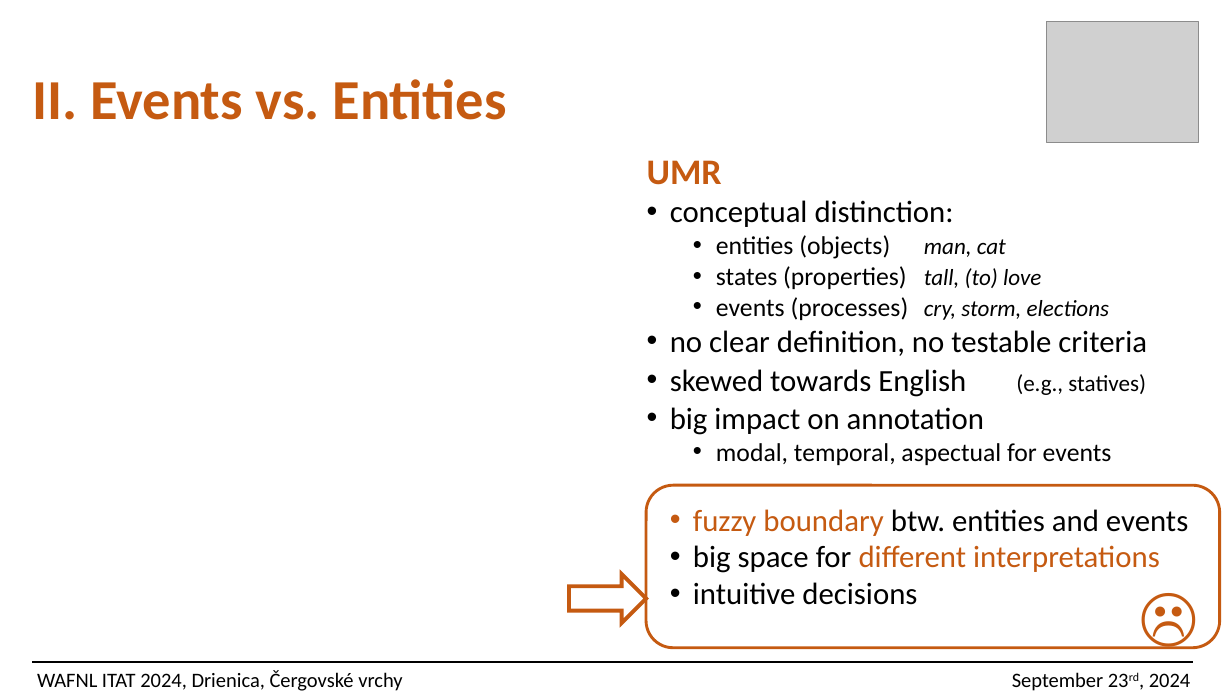
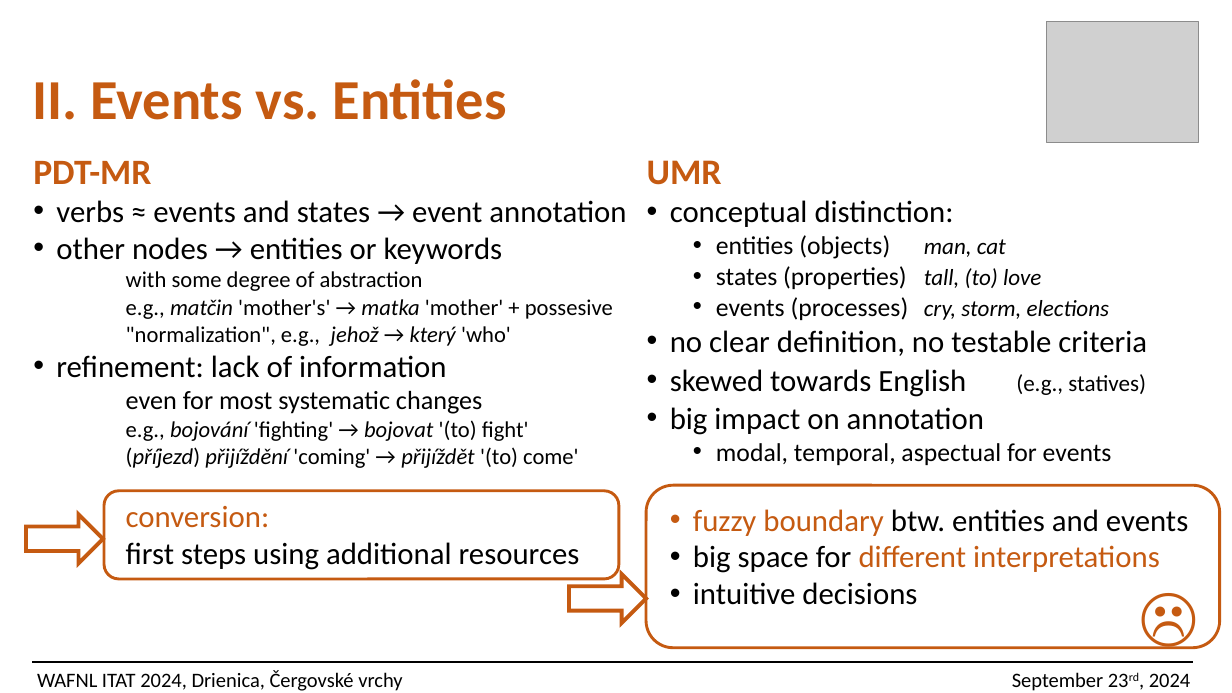
Before and after one commit to ufal/UMR, a slide deck: slide 16 of papers/2024-ITAT-slides.pptx (slide 24 before the commit). Drawn at 1232x693 pixels with LibreOffice and Linux fonts; fonts in the diff are those of the drawing; grey boxes stand for pictures. Boxes give left, top, right and bottom in pixels: in the first picture for what was removed or moved away, otherwise in the second. Text is boxed around its words. In the diff, an @@ line names an element or a change of style, - is before the commit and + after.

```diff
--- a/papers/2024-ITAT-slides.pptx
+++ b/papers/2024-ITAT-slides.pptx
@@ text added at box(33, 161, 626, 570), 17.6 pt, text #000000 @@
+PDT-MR
+• verbs ≈ events and states → event annotation
+• other nodes → entities or keywords
+with some degree of abstraction
+e.g., matčin 'mother's' → matka 'mother' + possesive
+"normalization", e.g., jehož → který 'who'
+• refinement: lack of information
+even for most systematic changes
+e.g., bojování 'fighting' → bojovat '(to) fight'
+(příjezd) přijíždění 'coming' → přijíždět '(to) come'
+conversion:
+first steps using additional resources
@@ rounded rectangle added at box(104, 491, 619, 579), outline #C55A11 2.25 pt @@
@@ right arrow added at box(26, 515, 103, 564), outline #C55A11 3 pt @@
```
Also in this commit, not shown: 6 other slides changed, 13 slides removed, 1 other file.
